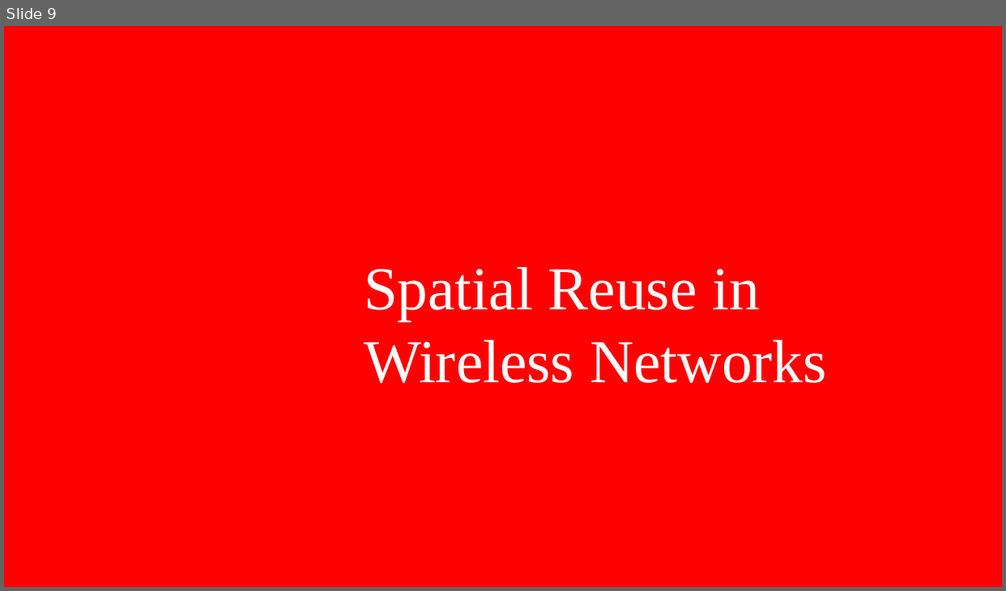
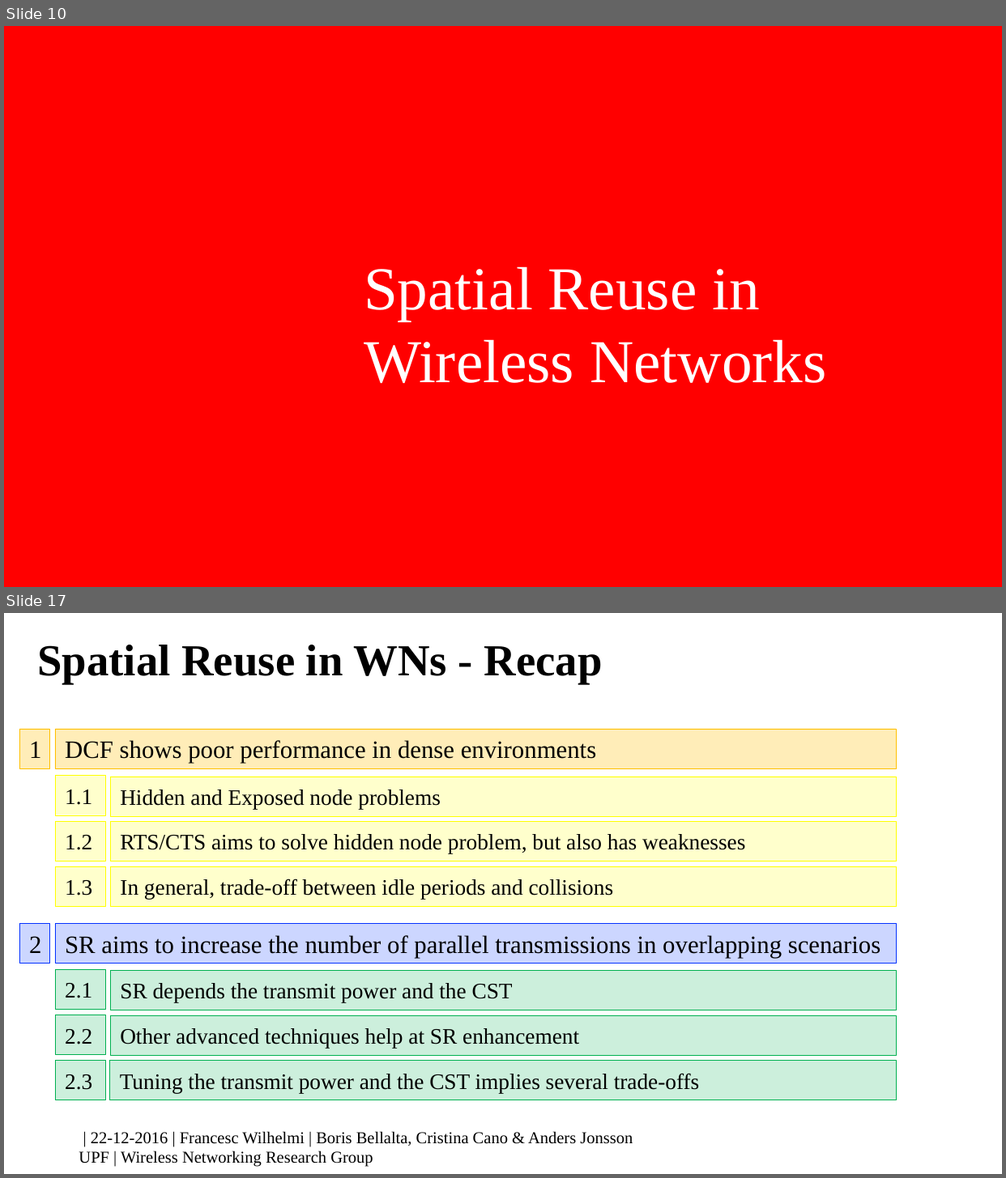
Before and after one commit to BelmY/thesis_proposal, a slide deck: Presentation/thesis_proposal.pptx. Shown one above the other, each under a label of ours: slide 9 before the commit, slides 10 and 17 after it; the slides between them are not shown. The pictures are 1006x591 and 1006x1178 pixels, drawn with LibreOffice and Linux fonts; fonts in the diff are those of the drawing; background and template pictures are left out. Boxes give left, top, right and bottom in pixels: in the first picture for what was removed or moved away, otherwise in the second. Text is boxed around its words. In the diff, an @@ line names an element or a change of style, - is before the commit and + after.

Commit message:
Reviewed version (Boris)

```diff
--- a/Presentation/thesis_proposal.pptx
+++ b/Presentation/thesis_proposal.pptx
@@ slide 17 added at bbox=[4, 613, 1002, 1174], background #FFFFFF @@
@@ title added at bbox=[37, 645, 603, 684], 32 pt, text #000000, bold @@
+Spatial Reuse in WNs - Recap
@@ rectangle added at bbox=[20, 729, 50, 769], fill #FFC000 at 28% opacity, outline #FFC000 0.25 pt, 18 pt, text #000000 @@
+1
@@ rectangle added at bbox=[55, 729, 896, 769], fill #FFC000 at 28% opacity, outline #FFC000 0.25 pt, 18 pt, text #000000 @@
+DCF shows poor performance in dense environments
@@ rectangle added at bbox=[55, 776, 104, 815], fill #FFFF00 at 20% opacity, outline #FFFF00 0.25 pt, 16 pt, text #000000 @@
+1.1
@@ rectangle added at bbox=[111, 777, 897, 816], fill #FFFF00 at 20% opacity, outline #FFFF00 0.25 pt, 16 pt, text #000000 @@
+Hidden and Exposed node problems
@@ rectangle added at bbox=[55, 821, 104, 862], fill #FFFF00 at 20% opacity, outline #FFFF00 0.25 pt, 16 pt, text #000000 @@
+1.2
@@ rectangle added at bbox=[111, 821, 896, 862], fill #FFFF00 at 20% opacity, outline #FFFF00 0.25 pt, 16 pt, text #000000 @@
+RTS/CTS aims to solve hidden node problem, but also has weaknesses
@@ rectangle added at bbox=[55, 867, 104, 906], fill #FFFF00 at 20% opacity, outline #FFFF00 0.25 pt, 16 pt, text #000000 @@
+1.3
@@ rectangle added at bbox=[111, 867, 897, 906], fill #FFFF00 at 20% opacity, outline #FFFF00 0.25 pt, 16 pt, text #000000 @@
+In general, trade-off between idle periods and collisions
@@ rectangle added at bbox=[20, 923, 50, 963], fill #0432FF at 20% opacity, outline #0432FF 0.25 pt, 18 pt, text #000000 @@
+2
@@ rectangle added at bbox=[55, 923, 896, 963], fill #0432FF at 20% opacity, outline #0432FF 0.25 pt, 18 pt, text #000000 @@
+SR aims to increase the number of parallel transmissions in overlapping scenarios
@@ rectangle added at bbox=[55, 969, 104, 1009], fill #00B050 at 20% opacity, outline #00B050 0.25 pt, 16 pt, text #000000 @@
+2.1
@@ rectangle added at bbox=[111, 970, 897, 1010], fill #00B050 at 20% opacity, outline #00B050 0.25 pt, 16 pt, text #000000 @@
+SR depends the transmit power and the CST
@@ rectangle added at bbox=[55, 1015, 104, 1055], fill #00B050 at 20% opacity, outline #00B050 0.25 pt, 16 pt, text #000000 @@
+2.2
@@ rectangle added at bbox=[111, 1016, 897, 1056], fill #00B050 at 20% opacity, outline #00B050 0.25 pt, 16 pt, text #000000 @@
+Other advanced techniques help at SR enhancement
@@ rectangle added at bbox=[55, 1061, 104, 1101], fill #00B050 at 20% opacity, outline #00B050 0.25 pt, 16 pt, text #000000 @@
+2.3
@@ rectangle added at bbox=[110, 1061, 896, 1101], fill #00B050 at 20% opacity, outline #00B050 0.25 pt, 16 pt, text #000000 @@
+Tuning the transmit power and the CST implies several trade-offs
@@ text added at bbox=[79, 1131, 633, 1167], 12 pt, text #000000 @@
+| 22-12-2016 | Francesc Wilhelmi | Boris Bellalta, Cristina Cano & Anders Jonsson
+UPF | Wireless Networking Research Group
@@ what was slide 9 is now slide 10 @@
```
Also in this commit, not shown: 4 slides changed, 25 other slides added, 11 slides removed, 27 other files.
